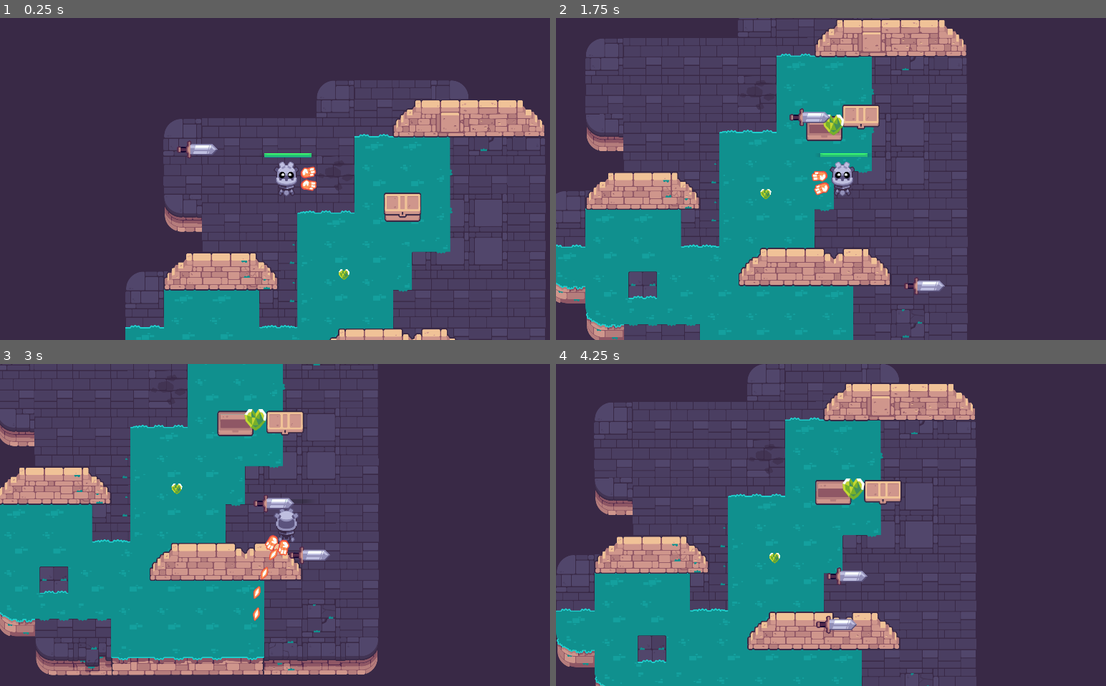
Above: before the commit, frames 1-4 (two rows, left to right).
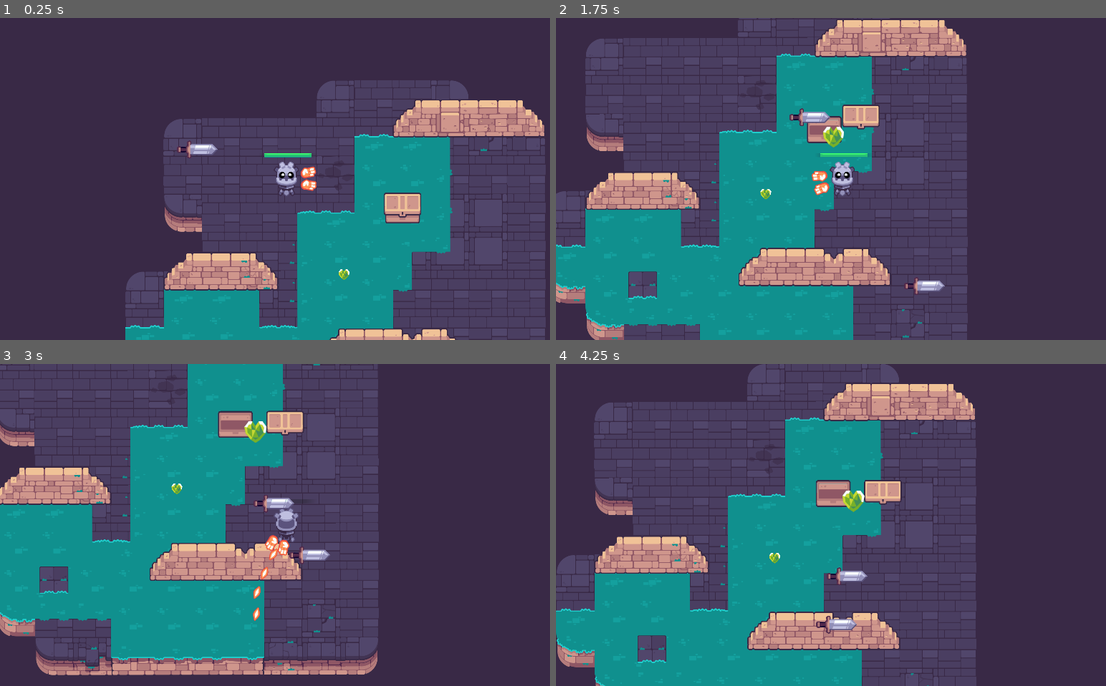
Above: after the commit, the same moments.

Repository: GlutenFreeGrass/Path-Of-Sorcerers
Game: Godot game, scene res://game_test.tscn
The game is run twice, just before and just after one commit, with the same random seed, the same clock (stepped at 60 frames per second) and the same inputs.
Inputs (mouse positions are in pixels of both pictures, inside the frame that each line leads up to):
- Up to frame 1 (0.25 s): no input
- Up to frame 2 (1.75 s): tap Enter at 0.5 s; move the mouse to (968, 162) at 0.52 s; hold D (move_right) 0.53-1.28 s; hold E (interact) 0.53-1.28 s; click (968, 162) at 0.67 s; tap Space at 0.77, 1.52 s; move the mouse to (726, 195) at 1.27 s; hold S (move_down) from 1.28 s (still down); click (726, 195) at 1.35 s; tap E (interact) at 1.55 s
- Up to frame 3 (3 s): move the mouse to (341, 454) at 2.02 s; release S (move_down) at 2.03 s; hold D (move_right) 2.03-2.78 s; hold E (interact) 2.03-2.78 s; move the mouse to (258, 589) at 2.77 s; hold W (move_up) from 2.78 s (still down); tap Z at 2.85 s; click (258, 589) at 2.92 s
- Up to frame 4 (4.25 s): tap Space at 3.02, 3.77 s; tap E (interact) at 3.05 s; move the mouse to (1012, 573) at 3.52 s; release W (move_up) at 3.53 s; hold A (move_left) from 3.53 s (still down); hold E (interact) from 3.53 s (still down)

The runs differ from the first frame. In frame 1, less than 0.1% of the frame differs, in the area x 69-77%, y 55-64%; in frame 2, 0.4%; in frame 3, 0.5%, in the area x 39-49%, y 14-25%; in frame 4, 0.5%.

Commit message:
Additional Chest Fixes

Diff:
--- a/M10.twin_stick_workbook/chest.gd
+++ b/M10.twin_stick_workbook/chest.gd
@@ -25,6 +25,7 @@
 	if is_near_player and event.is_action_pressed("interact"):
 		animation_player.play("Open")
 		create_pickup()
+		set_deferred("monitoring", false)
 		get_viewport().set_input_as_handled()
 
 
@@ -54,6 +55,6 @@
 	tween = create_tween()
 	tween.set_trans(Tween.TRANS_QUAD)
 	tween.set_ease(Tween.EASE_OUT)
-	var jump_height := randf_range(30.0, 40.0)
+	var jump_height := randf_range(20.0, 25.0)
 	tween.tween_property(pickup, "position:y", land_position.y - jump_height, HALF_FLIGHT_TIME)
 	tween.set_ease(Tween.EASE_IN)
--- a/M10.twin_stick_workbook/chest.tscn
+++ b/M10.twin_stick_workbook/chest.tscn
@@ -62,8 +62,8 @@
 [node name="CanvasGroup" type="CanvasGroup" parent="."]
 
 [node name="ChestBottom" type="Sprite2D" parent="CanvasGroup"]
-position = Vector2(0, 2)
-scale = Vector2(0.350185, 0.359047)
+position = Vector2(0, 3)
+scale = Vector2(0.337745, 0.38302)
 texture = ExtResource("1_70jcc")
 
 [node name="ChestTop" type="Sprite2D" parent="CanvasGroup"]
